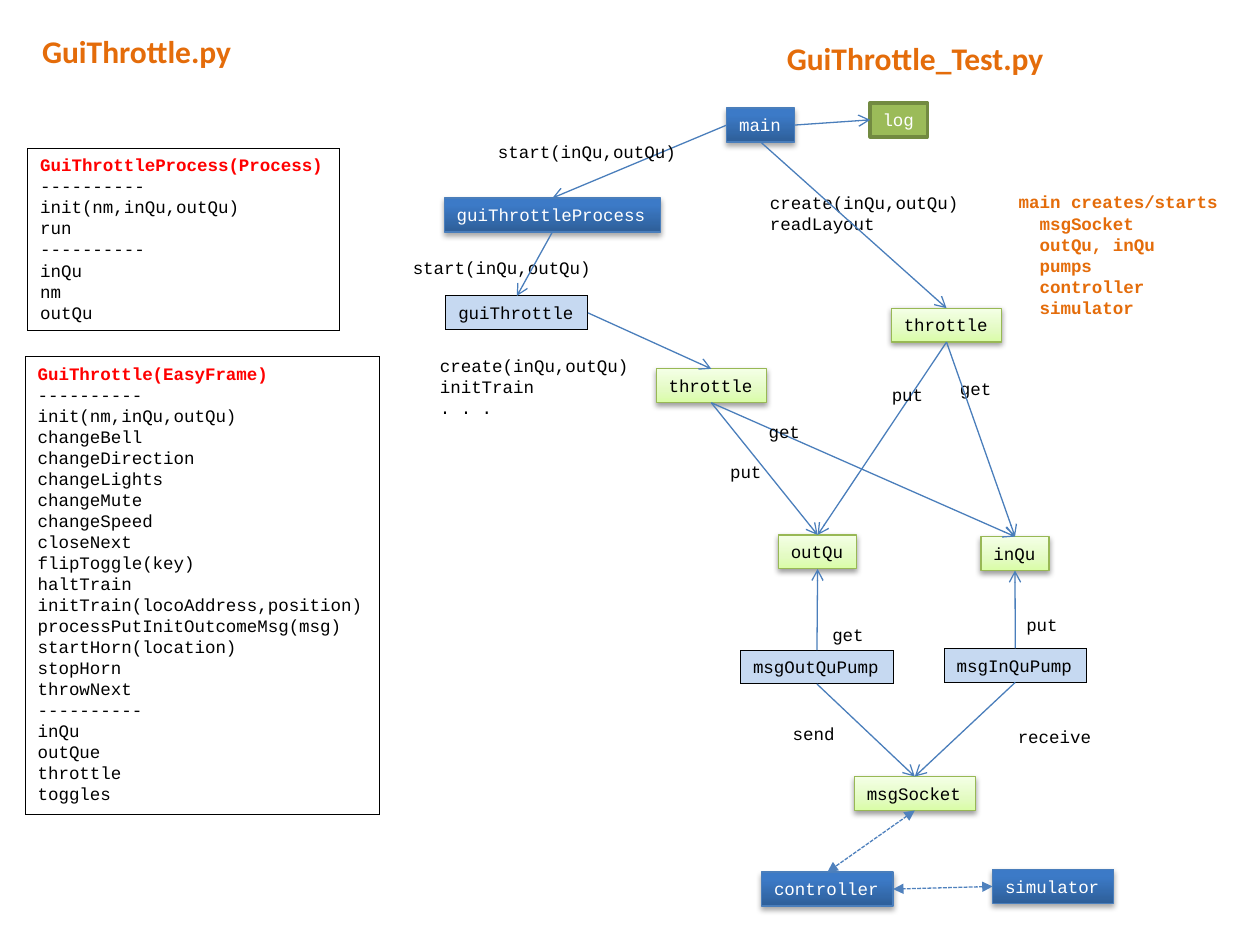
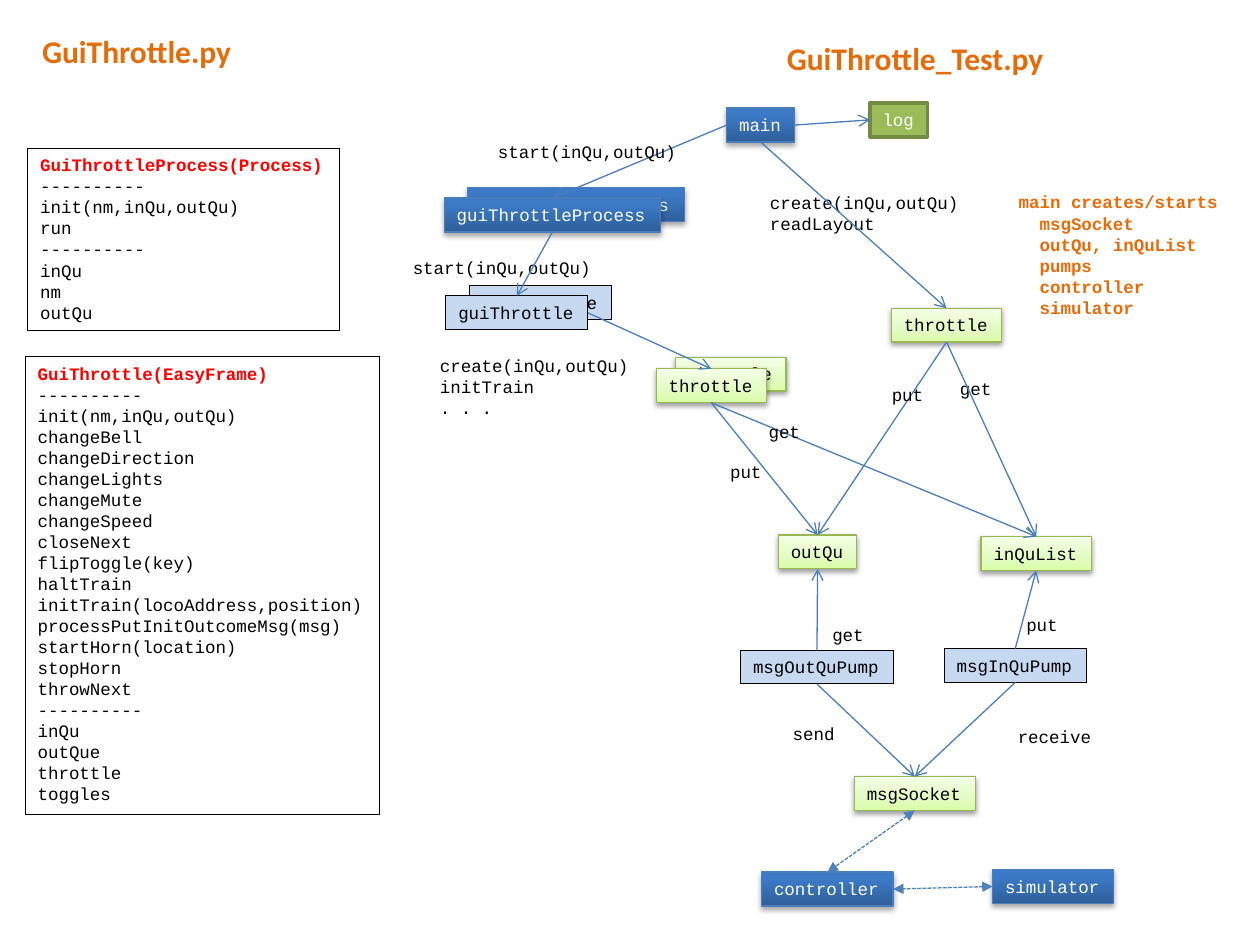
Before and after one commit to mlozborne/motin, a slide deck: slide 10 of Scripting/ScriptingDocumenation/DesignDiagrams.pptx. Drawn at 1260x945 pixels with LibreOffice and Linux fonts; fonts in the diff are those of the drawing. Boxes give left, top, right and bottom in pixels: in the first picture for what was removed or moved away, otherwise in the second. Text is boxed around its words. In the diff, an @@ line names an element or a change of style, - is before the commit and + after.

```diff
--- a/Scripting/ScriptingDocumenation/DesignDiagrams.pptx
+++ b/Scripting/ScriptingDocumenation/DesignDiagrams.pptx
@@ rectangle added at box(469, 188, 685, 222), fill gradient #2F5F99 to #3D7CC7 to #3A7CCB, outline #4B7EBC 0.75 pt, 10 pt, text #FFFFFF @@
+guiThrottleProcess
@@ text at box(1040, 238, 1197, 255): text changed @@
-outQu, inQu
+outQu, inQuList
@@ rectangle added at box(470, 286, 612, 320), fill #C6D9F1, outline #000000 0.75 pt, 10 pt, text #000000 @@
+guiThrottle
@@ rectangle added at box(675, 358, 786, 392), fill gradient #DAFDA7 to #E4FCC2 to #F5FFE7, outline #98B955 0.75 pt, 10 pt, text #000000 @@
+throttle
@@ arrow moved from (946, 343) - (1016, 537) to (946, 343) - (1036, 537) @@
@@ arrow moved from (712, 403) - (1016, 537) to (712, 403) - (1036, 537) @@
@@ rectangle "inQuList": place and size @@
-rectangle "inQuList" at box(982, 537, 1050, 571)
+rectangle "inQuList" at box(982, 537, 1092, 571)
@@ text in rectangle at box(994, 548, 1078, 564): text changed @@
-inQu
+inQuList
@@ arrow moved from (1016, 649) - (1016, 571) to (1016, 649) - (1036, 571) @@
```
Also in this commit, not shown: 3 other slides changed, 8 other files.
